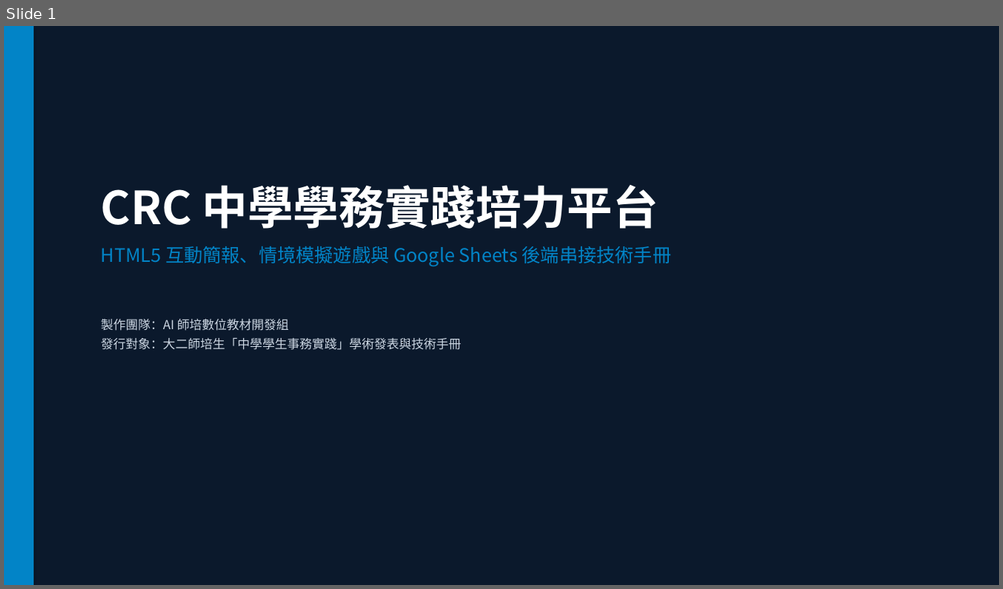
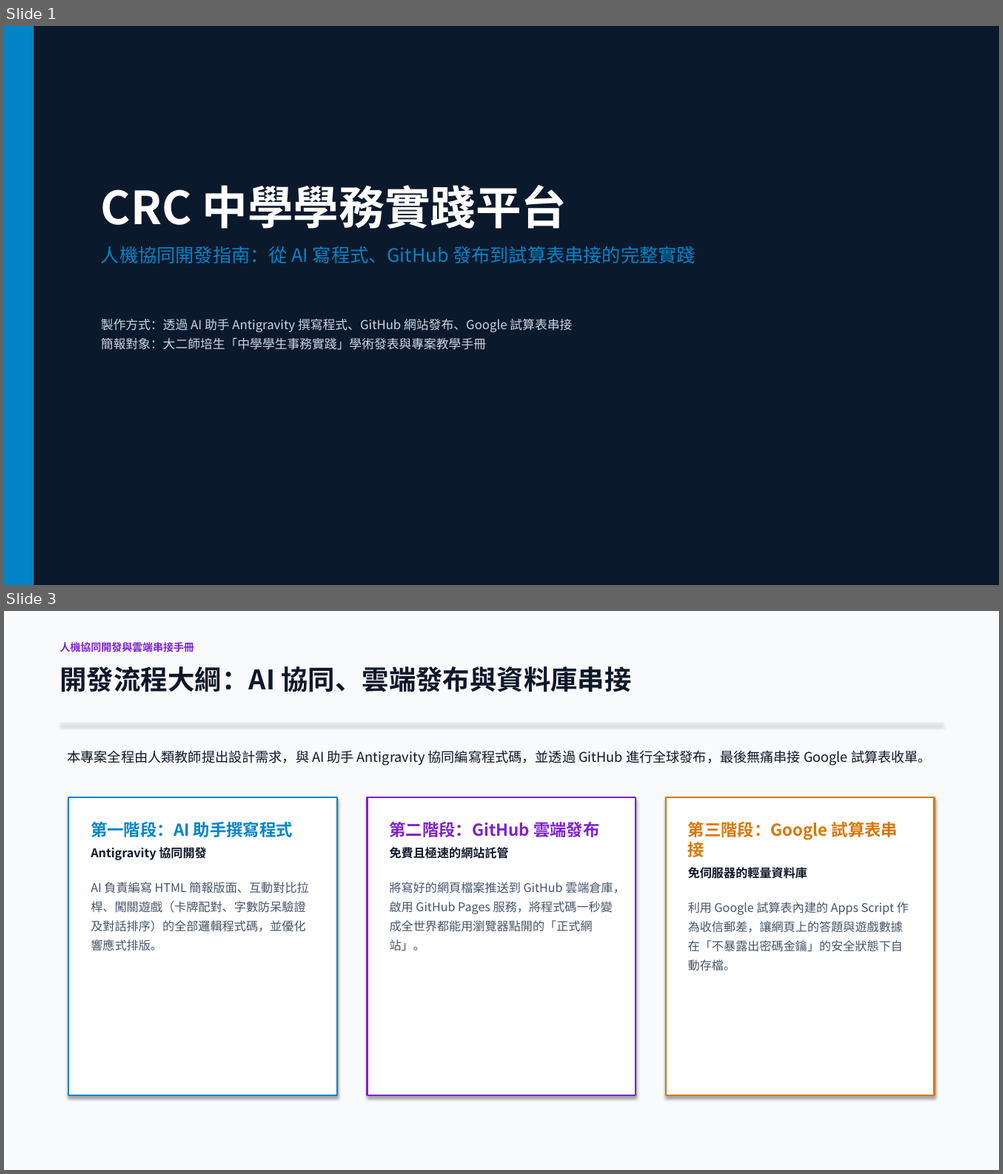
Before and after one commit to mchung2022/CRC2026, a slide deck: CRC_Project_Documentation.pptx. Shown one above the other, each under a label of ours: slide 1 before the commit, slides 1 and 3 after it; the slides between them are not shown. The pictures are 1003x589 and 1003x1174 pixels, drawn with LibreOffice and Linux fonts; fonts in the diff are those of the drawing. Boxes give left, top, right and bottom in pixels: in the first picture for what was removed or moved away, otherwise in the second. Text is boxed around its words. In the diff, an @@ line names an element or a change of style, - is before the commit and + after.

Commit message:
docs: rewrite presentation to plain language AI-GitHub-Sheets workflow

```diff
--- a/CRC_Project_Documentation.pptx
+++ b/CRC_Project_Documentation.pptx
@@ slide 3 added at [4, 611, 999, 1170], background #F8FAFC @@
@@ text added at [60, 641, 194, 654], 10 pt, text #7E22CE, bold @@
+人機協同開發與雲端串接手冊
@@ text added at [60, 667, 631, 692], 26 pt, text #0F172A, bold @@
+開發流程大綱：AI 協同、雲端發布與資料庫串接
@@ rectangle added at [60, 723, 942, 724], fill #E2E8F0 @@
@@ text added at [67, 750, 931, 766], 13 pt, text #0F172A @@
+本專案全程由人類教師提出設計需求，與 AI 助手 Antigravity 協同編寫程式碼，並透過 GitHub 進行全球發布，最後無痛串接 Google 試算表收單。
@@ rectangle added at [69, 797, 338, 1096], fill #FFFFFF, outline #0284C7 1.5 pt @@
@@ rectangle added at [367, 797, 636, 1096], fill #FFFFFF, outline #7E22CE 1.5 pt @@
@@ rectangle added at [666, 797, 934, 1096], fill #FFFFFF, outline #D97706 1.5 pt @@
@@ text added at [91, 822, 308, 951], 11.5 pt, text #475569 @@
+第一階段：AI 助手撰寫程式
+Antigravity 協同開發
+AI 負責編寫 HTML 簡報版面、互動對比拉桿、闖關遊戲（卡牌配對、字數防呆驗證及對話排序）的全部邏輯程式碼，並優化響應式排版。
@@ text added at [390, 822, 625, 951], 11.5 pt, text #475569 @@
+第二階段：GitHub 雲端發布
+免費且極速的網站託管
+將寫好的網頁檔案推送到 GitHub 雲端倉庫，啟用 GitHub Pages 服務，將程式碼一秒變成全世界都能用瀏覽器點開的「正式網站」。
@@ text added at [688, 822, 908, 971], 11.5 pt, text #475569 @@
+第三階段：Google 試算表串接
+免伺服器的輕量資料庫
+利用 Google 試算表內建的 Apps Script 作為收信郵差，讓網頁上的答題與遊戲數據在「不暴露出密碼金鑰」的安全狀態下自動存檔。
@@ slide 1 changed as well @@
@@ text at [101, 185, 695, 350]: text changed @@
-CRC 中學學務實踐培力平台
-HTML5 互動簡報、情境模擬遊戲與 Google Sheets 後端串接技術手冊
-製作團隊：AI 師培數位教材開發組
-發行對象：大二師培生「中學學生事務實踐」學術發表與技術手冊
+CRC 中學學務實踐平台
+人機協同開發指南：從 AI 寫程式、GitHub 發布到試算表串接的完整實踐
+製作方式：透過 AI 助手 Antigravity 撰寫程式、GitHub 網站發布、Google 試算表串接
+簡報對象：大二師培生「中學學生事務實踐」學術發表與專案教學手冊
```
Also in this commit, not shown: 7 other slides changed, 1 other slide added, 2 slides removed.
